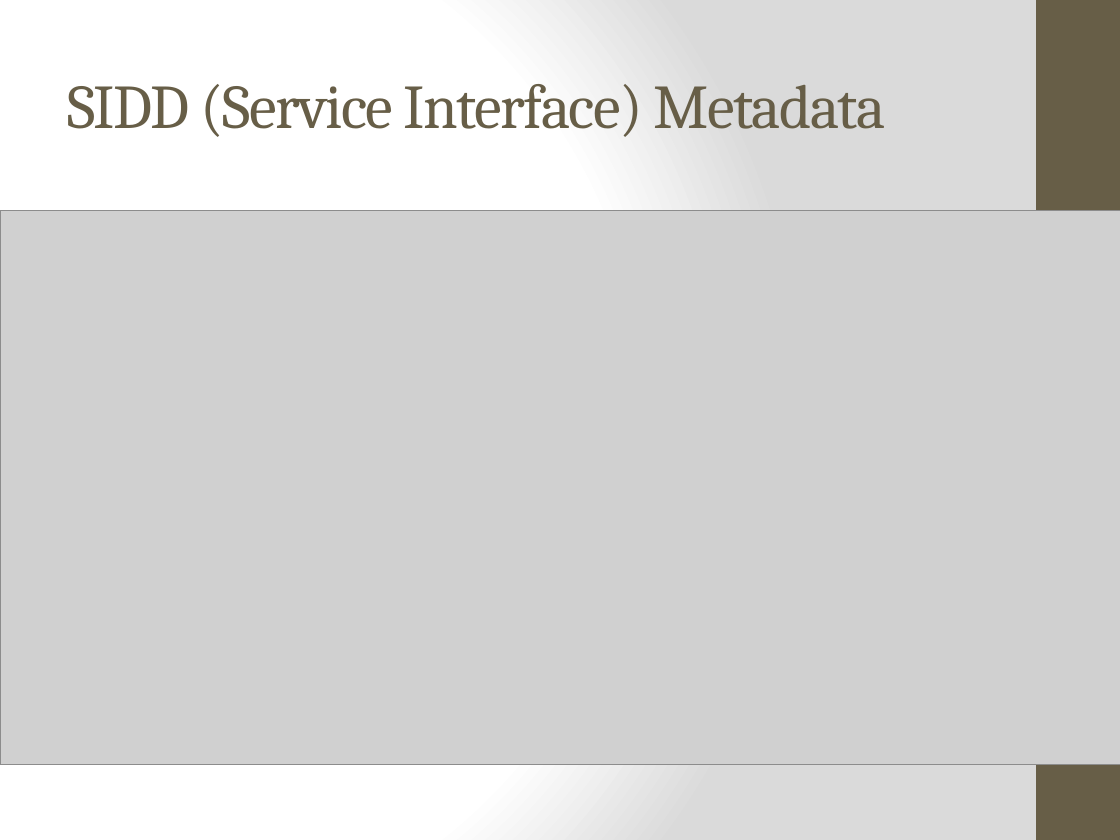
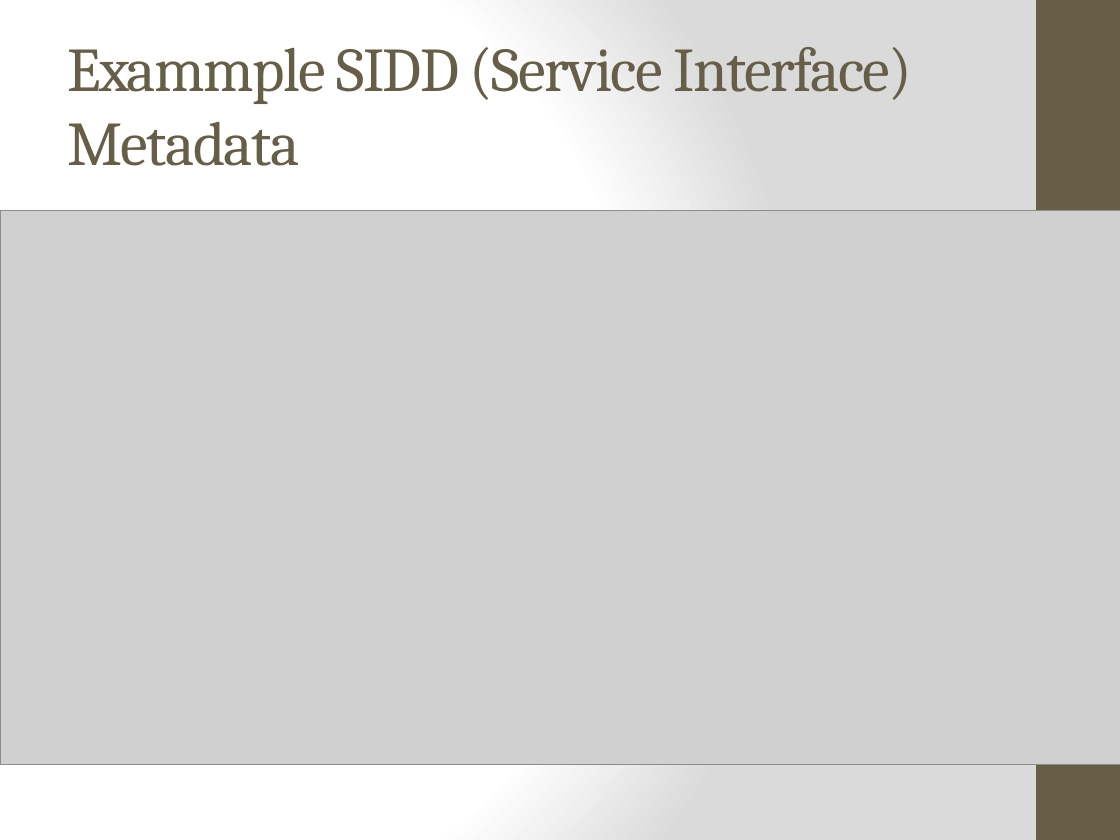
Before and after one commit to GRA-UML/specification, a slide deck: slide 22 of Discussion Documents/GRA UML OMG Initial Submission.pptx. Drawn at 1120x840 pixels with LibreOffice and Linux fonts; fonts in the diff are those of the drawing; grey boxes stand for pictures. Boxes give left, top, right and bottom in pixels: in the first picture for what was removed or moved away, otherwise in the second. Text is boxed around its words. In the diff, an @@ line names an element or a change of style, - is before the commit and + after.

```diff
--- a/Discussion Documents/GRA UML OMG Initial Submission.pptx
+++ b/Discussion Documents/GRA UML OMG Initial Submission.pptx
@@ title at <box>67,47,912,166</box>: text changed @@
-SIDD (Service Interface) Metadata
+Exammple SIDD (Service Interface) Metadata
```
Also in this commit, not shown: 4 other slides changed, 1 other file.
